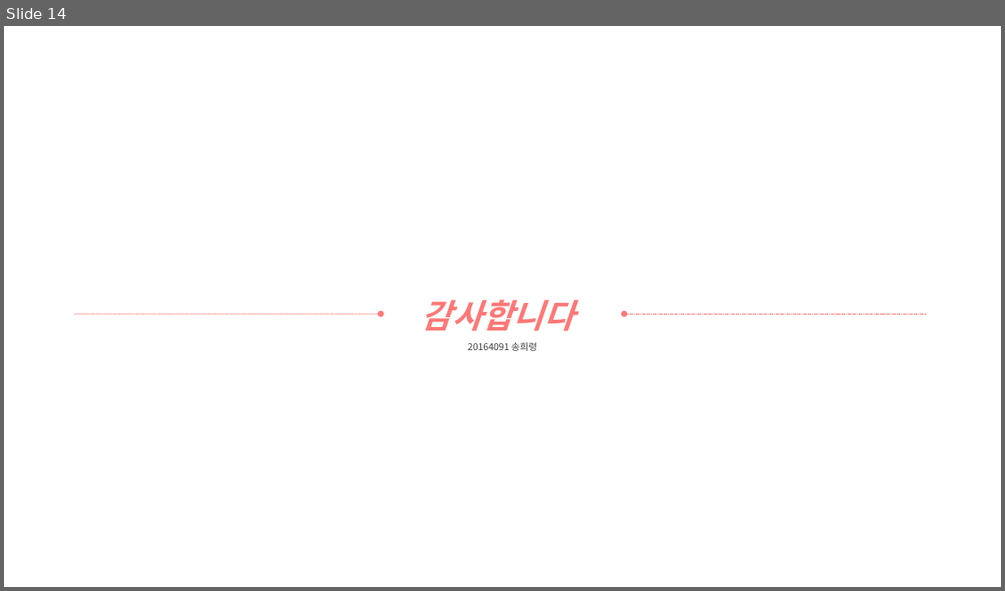
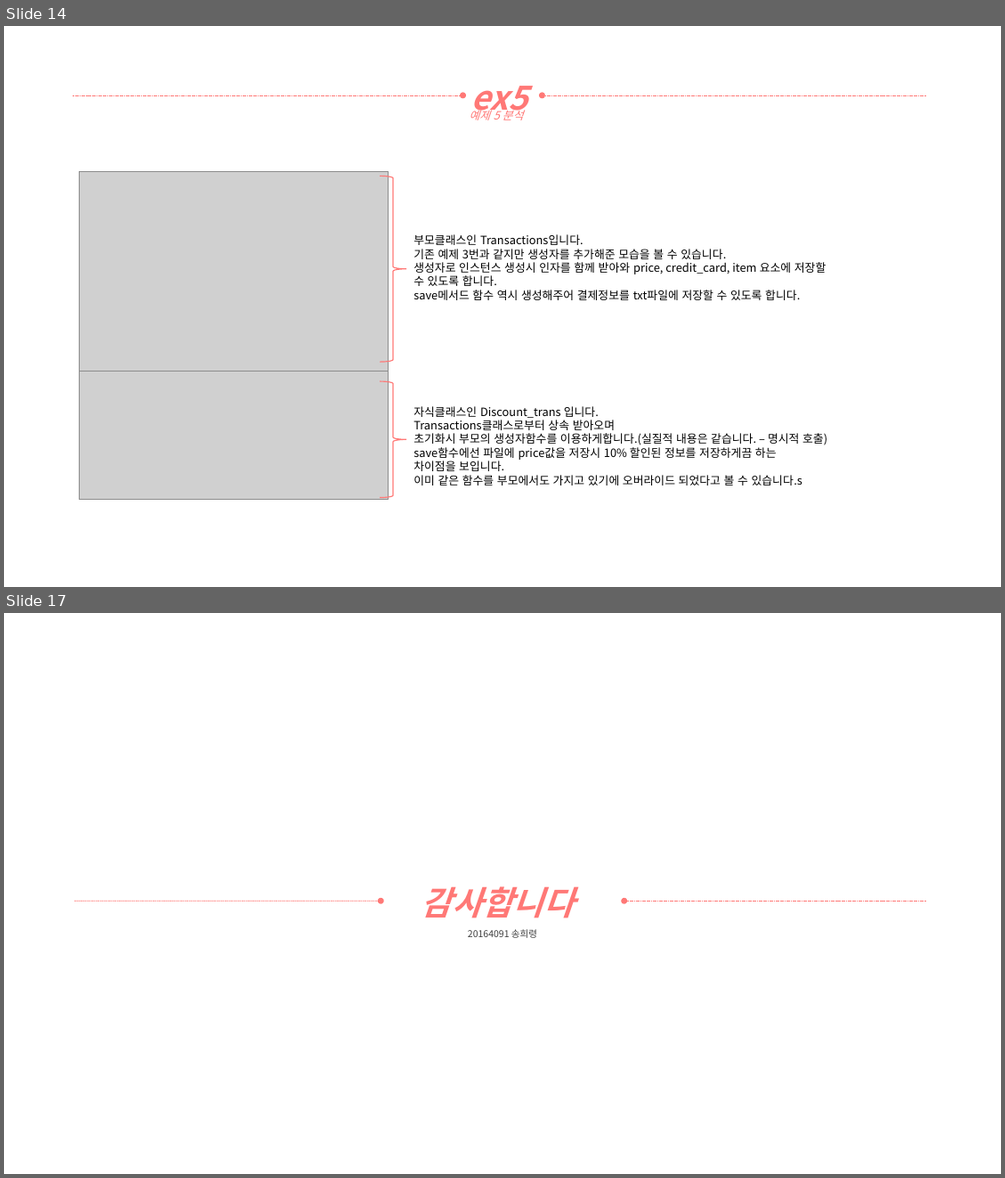
Before and after one commit to yooatom2200/Programing_Base_2, a slide deck: 1장/20164091-송희령-7주차 과제1.pptx. Shown one above the other, each under a label of ours: slide 14 before the commit, slides 14 and 17 after it; the slides between them are not shown. The pictures are 1005x591 and 1005x1178 pixels, drawn with LibreOffice and Linux fonts; fonts in the diff are those of the drawing; grey boxes stand for pictures. Boxes give left, top, right and bottom in pixels: in the first picture for what was removed or moved away, otherwise in the second. Text is boxed around its words. In the diff, an @@ line names an element or a change of style, - is before the commit and + after.

Commit message:
파일명변경, 5번실습까지 완료

```diff
--- a/1장/20164091-송희령-7주차 과제1.pptx
+++ b/1장/20164091-송희령-7주차 과제1.pptx
@@ slide 14 added at bbox=[4, 26, 1001, 587], background #FFFFFF @@
@@ arrow added from (73, 95) to (463, 95), #FF7876 0.5 pt dashed @@
@@ text added at bbox=[470, 86, 527, 119], 32 pt, text #FF7876, bold, italic @@
+ex5
@@ arrow added from (926, 95) to (542, 95), #FF7876 0.5 pt dashed @@
@@ text added at bbox=[469, 108, 524, 120], 11 pt, text #FF7876, italic @@
+예제 5 분석
@@ picture added at bbox=[79, 171, 388, 370] @@
@@ right brace added at bbox=[380, 176, 407, 362], outline #FF7876 1 pt @@
@@ text added at bbox=[413, 234, 825, 300], 11 pt, text #000000 @@
+부모클래스인 Transactions입니다.
+기존 예제 3번과 같지만 생성자를 추가해준 모습을 볼 수 있습니다.
+생성자로 인스턴스 생성시 인자를 함께 받아와 price, credit_card, item 요소에 저장할
+수 있도록 합니다.
+save메서드 함수 역시 생성해주어 결제정보를 txt파일에 저장할 수 있도록 합니다.
@@ picture added at bbox=[79, 370, 388, 499] @@
@@ right brace added at bbox=[380, 381, 407, 497], outline #FF7876 1 pt @@
@@ text added at bbox=[413, 406, 827, 485], 11 pt, text #000000 @@
+자식클래스인 Discount_trans 입니다.
+Transactions클래스로부터 상속 받아오며
+초기화시 부모의 생성자함수를 이용하게합니다.(실질적 내용은 같습니다. – 명시적 호출)
+save함수에선 파일에 price값을 저장시 10% 할인된 정보를 저장하게끔 하는
+차이점을 보입니다.
+이미 같은 함수를 부모에서도 가지고 있기에 오버라이드 되었다고 볼 수 있습니다.s
@@ what was slide 14 is now slide 17 @@
```
Also in this commit, not shown: 2 other slides added, 3 other files.
